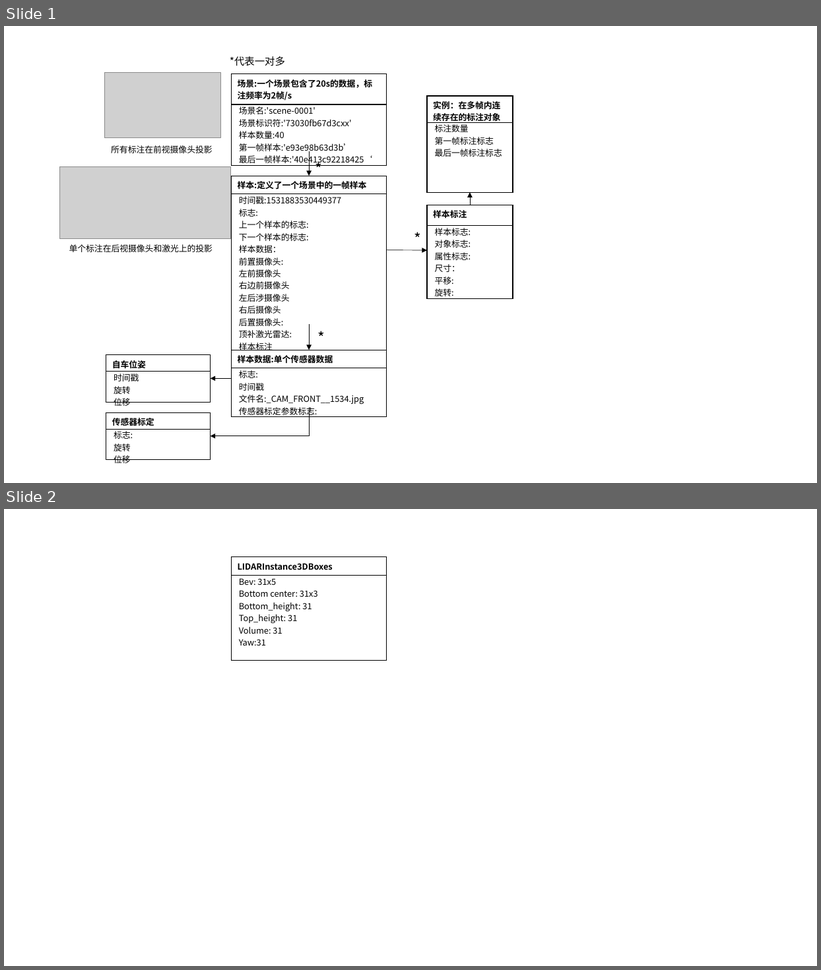
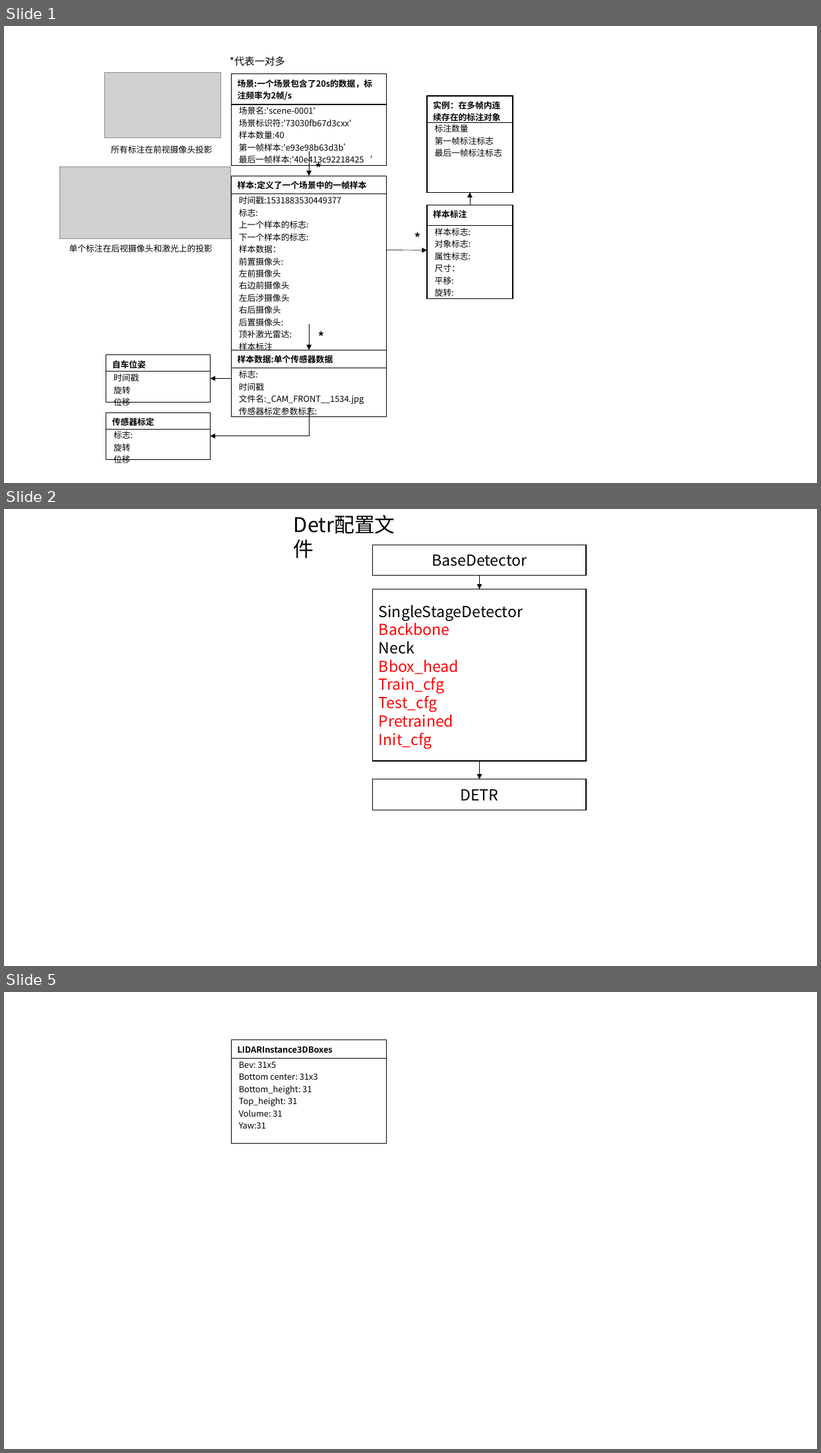
Before and after one commit to foxbao/mmlab_install, a slide deck: 数据集结构.pptx. Shown one above the other, each under a label of ours: slides 1 and 2 before the commit, slides 1, 2 and 5 after it; the slides between them are not shown. The pictures are 821x970 and 821x1453 pixels, drawn with LibreOffice and Linux fonts; fonts in the diff are those of the drawing; grey boxes stand for pictures. Boxes give left, top, right and bottom in pixels: in the first picture for what was removed or moved away, otherwise in the second. Text is boxed around its words. In the diff, an @@ line names an element or a change of style, - is before the commit and + after.

Commit message:
added the contents for detr3d

```diff
--- a/数据集结构.pptx
+++ b/数据集结构.pptx
@@ slide 2 added at (4, 509, 817, 966), background #FFFFFF @@
@@ text added at (288, 509, 420, 539), 24 pt, text #000000 @@
+Detr配置文件
@@ rectangle added at (373, 545, 587, 576), outline #000000 1 pt, 18 pt, text #000000 @@
+BaseDetector
@@ arrow added from (480, 576) to (480, 590), #000000 0.5 pt @@
@@ rectangle added at (373, 590, 587, 762), outline #000000 1 pt, 18 pt, text #FF0000 @@
+SingleStageDetector
+Backbone
+Neck
+Bbox_head
+Train_cfg
+Test_cfg
+Pretrained
+Init_cfg
@@ arrow added from (480, 761) to (480, 779), #000000 0.5 pt @@
@@ rectangle added at (373, 779, 587, 810), outline #000000 1 pt, 18 pt, text #000000 @@
+DETR
@@ what was slide 2 is now slide 5 @@
```
Also in this commit, not shown: 2 slides changed, 6 other slides added, 1 slide removed, 4 other files.
